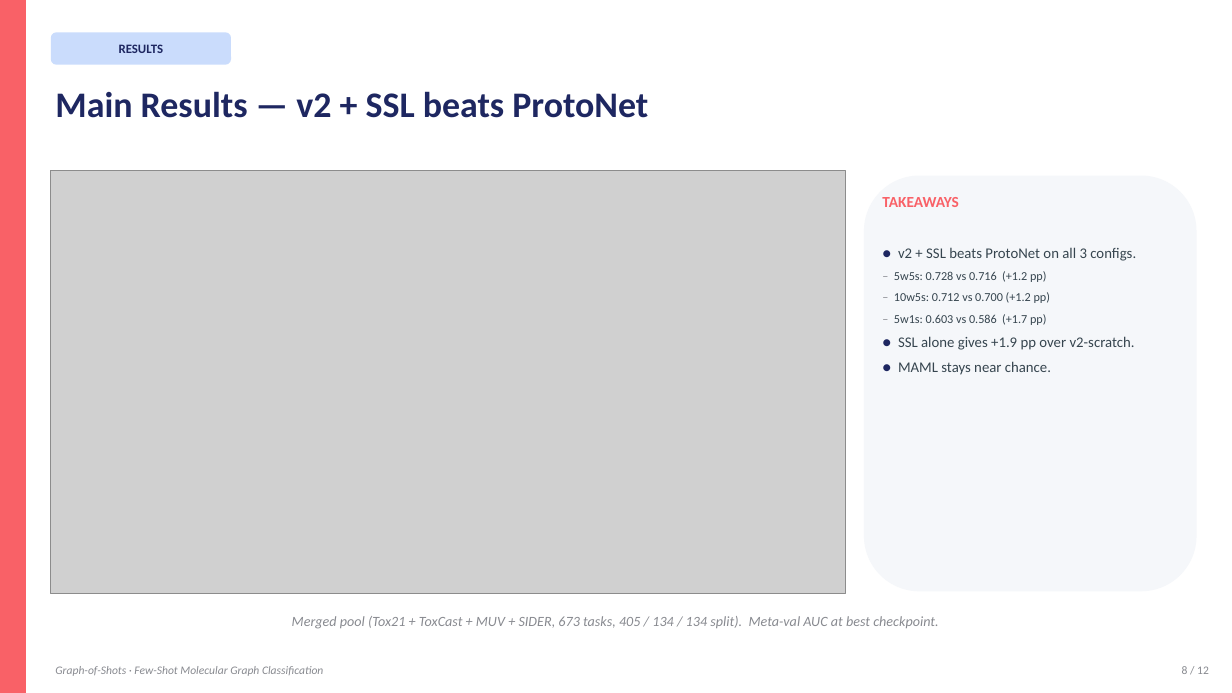
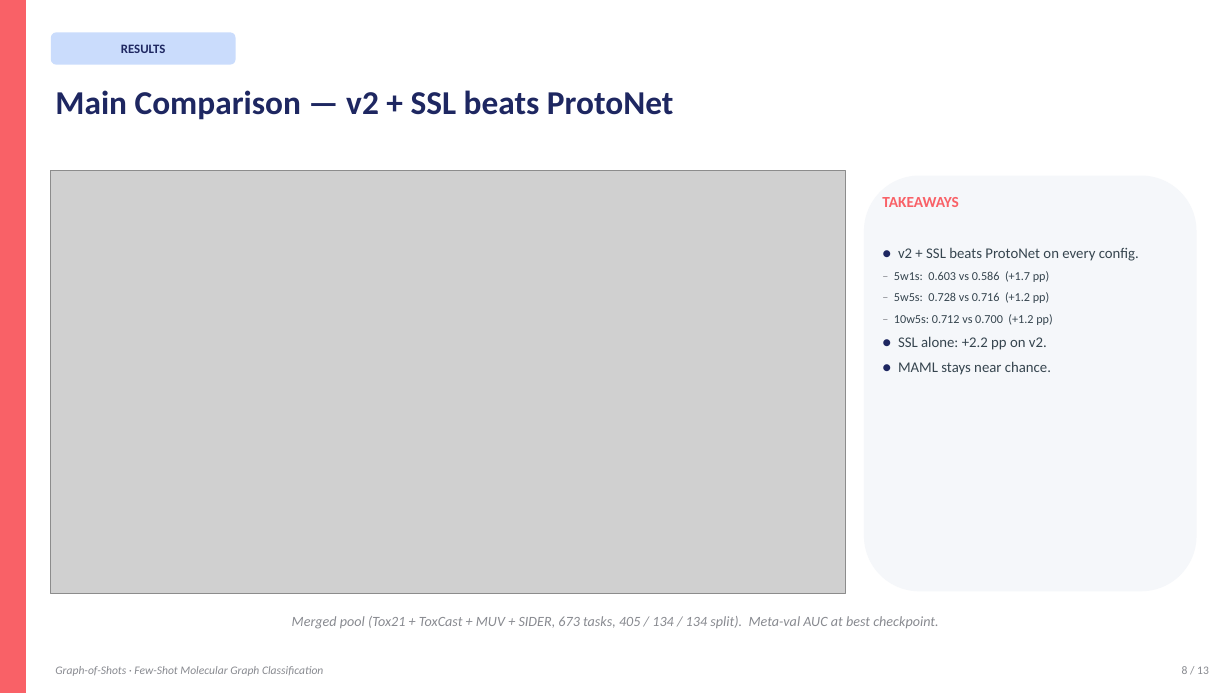
Before and after one commit to BDeMo/proj-mol, a slide deck: slide 8 of presentation/Graph-of-Shots.pptx. Drawn at 1232x693 pixels with LibreOffice and Linux fonts; fonts in the diff are those of the drawing; grey boxes stand for pictures. Boxes give left, top, right and bottom in pixels: in the first picture for what was removed or moved away, otherwise in the second. Text is boxed around its words. In the diff, an @@ line names an element or a change of style, - is before the commit and + after.

```diff
--- a/presentation/Graph-of-Shots.pptx
+++ b/presentation/Graph-of-Shots.pptx
@@ rounded rectangle "RESULTS": place and size @@
-rounded rectangle "RESULTS" at [51, 32, 231, 65]
+rounded rectangle "RESULTS" at [51, 32, 236, 65]
@@ text at [55, 90, 673, 120]: text changed; size 28 to 26 pt @@
-Main Results — v2 + SSL beats ProtoNet
+Main Comparison — v2 + SSL beats ProtoNet
@@ text at [894, 248, 1139, 282]: text changed @@
-● v2 + SSL beats ProtoNet on all 3 configs.
+● v2 + SSL beats ProtoNet on every config.
+– 5w1s: 0.603 vs 0.586 (+1.7 pp)
@@ text at [898, 336, 1047, 350]: text changed @@
-– 5w1s: 0.603 vs 0.586 (+1.7 pp)
-● SSL alone gives +1.9 pp over v2-scratch.
+● SSL alone: +2.2 pp on v2.
```
Also in this commit, not shown: 6 other slides changed, 5 slides added, 4 slides removed, 5 other files.
